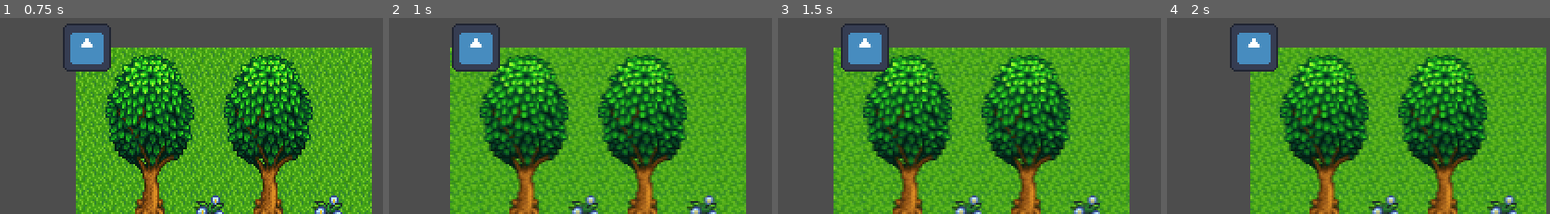
Above: before the commit, frames 1-4 (left to right).
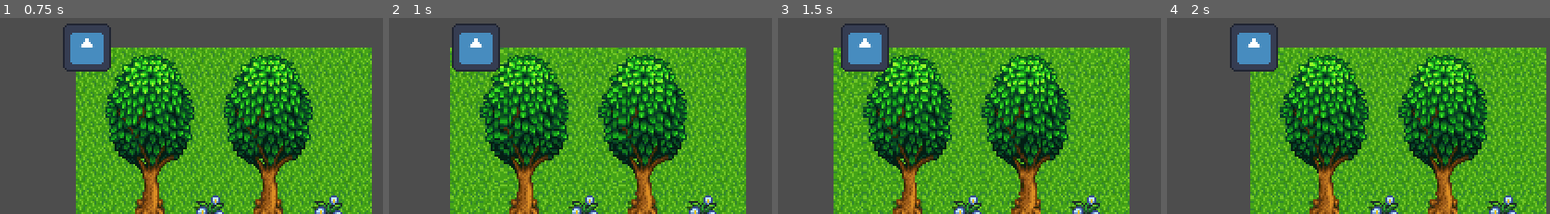
Above: after the commit, the same moments.

Repository: maxthi/GameJam24
Game: Godot game, scene res://levels/level1/level1_scene.tscn
Same seed, same stepped clock (60 frames per second), same inputs: the game is played once before the commit and once after it. The engine's default icon, where the game draws it, is replaced by a stand-in: a white triangle on a blue panel in a dark square.
Inputs:
- Up to frame 1 (0.75 s): tap Enter at 0.5 s; hold Right (ui_right) from 0.53 s (still down)
- Up to frame 2 (1 s): keep holding Right (ui_right)
- Up to frame 3 (1.5 s): release Right (ui_right) at 1.28 s; hold Left (ui_left) from 1.28 s (still down)
- Up to frame 4 (2 s): keep holding Left (ui_left)

Frame 1 is identical in both runs. In frame 2, 15% of the frame differs, in the area x 16-94%, y 15-100%; in frame 3, 15%; in frame 4, 15%, in the area x 22-100%, y 15-100%.

Commit message:
texture filtering

Diff:
--- a/levels/level1/level1_scene.tscn
+++ b/levels/level1/level1_scene.tscn
@@ -4,8 +4,11 @@
 [ext_resource type="PackedScene" uid="uid://cahstxitftu16" path="res://objects/player/player_scene.tscn" id="2_715o2"]
 
 [node name="Node2D" type="Node2D"]
+texture_filter = 1
 
 [node name="TileMap" type="TileMap" parent="."]
+texture_filter = 1
+texture_repeat = 3
 tile_set = ExtResource("1_ucwug")
 format = 2
 layer_0/tile_data = PackedInt32Array(0, 0, 7, 65536, 0, 7, 65537, 0, 7, 65538, 0, 7, 131074, 0, 7, 131075, 0, 7, 196611 …(977 unchanged characters)…
